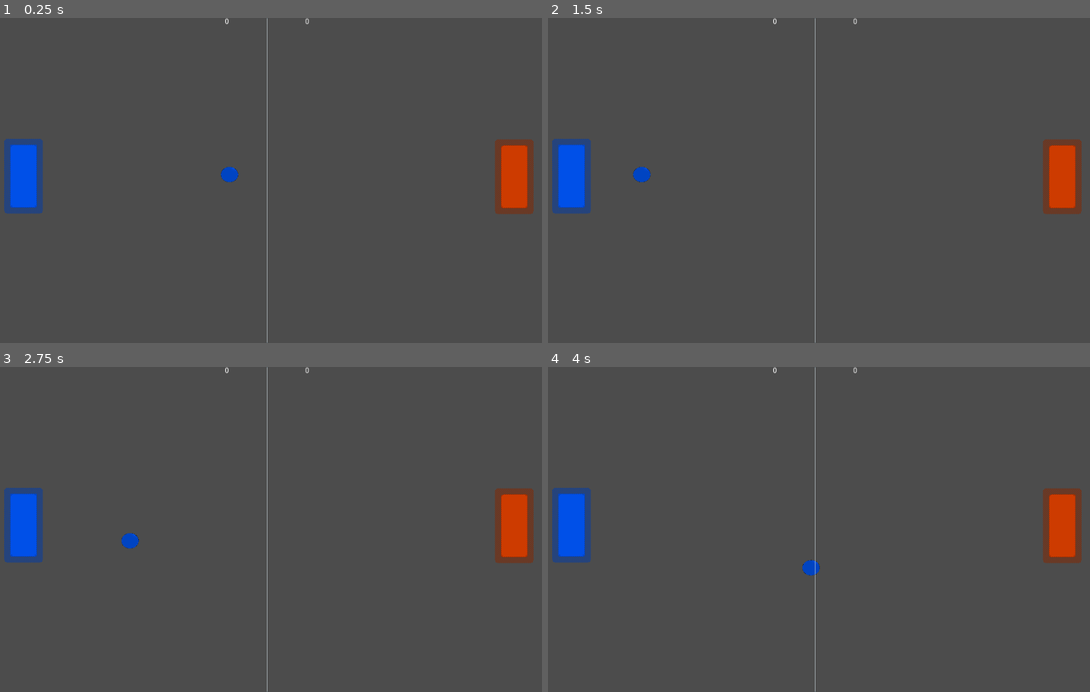
Above: before the commit, frames 1-4 (two rows, left to right).
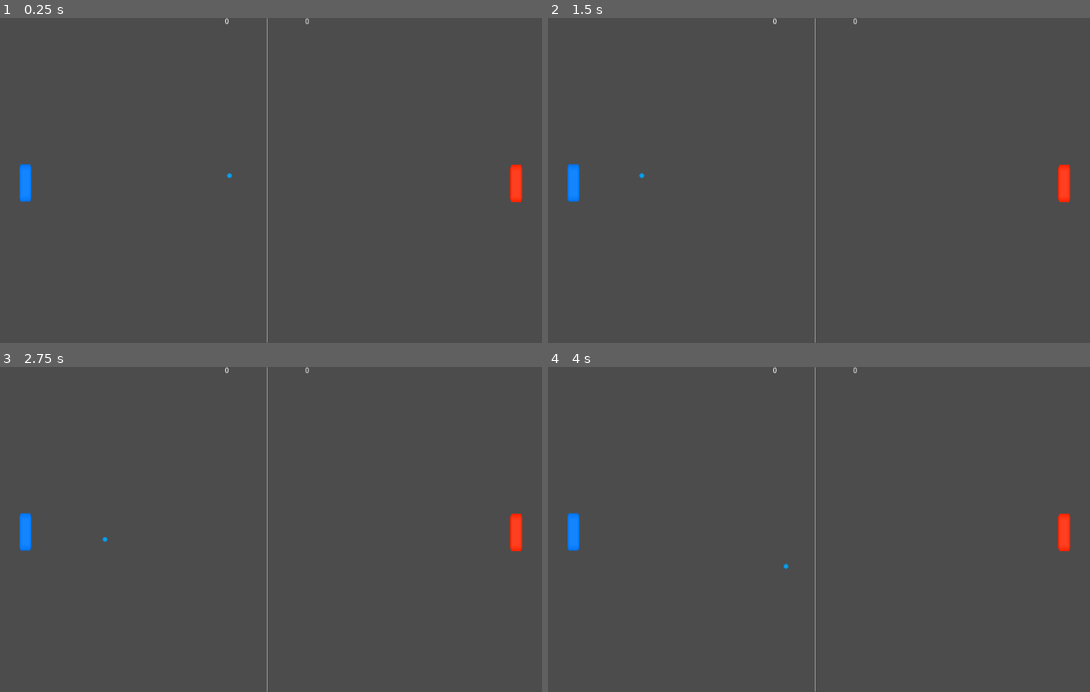
Above: after the commit, the same moments.

Repository: UnknownRori/gd-pong
Game: Godot game, scene res://scene/main.tscn
Two runs of this game, one before a commit and one after it. Both use one fixed random seed, a clock stepped at 60 frames per second and the inputs below.
Inputs:
- Up to frame 1 (0.25 s): no input
- Up to frame 2 (1.5 s): no input
- Up to frame 3 (2.75 s): no input
- Up to frame 4 (4 s): no input

The runs differ from the first frame. In frame 1, 3.2% of the frame differs, in the area x 0-99%, y 37-61%; in frame 2, 3.2%; in frame 3, 3.2%; in frame 4, 3.2%.

Commit message:
update asset texture

Diff:
--- a/project.godot
+++ b/project.godot
@@ -18,6 +18,10 @@
 
 settings/stdout/print_fps=true
 settings/stdout/verbose_stdout=true
+
+[display]
+
+window/size/resizable=false
 
 [input]
 
--- a/scene/ball.tscn
+++ b/scene/ball.tscn
@@ -4,15 +4,14 @@
 [ext_resource path="res://src/ball.gd" type="Script" id=2]
 
 [sub_resource type="CircleShape2D" id=1]
-radius = 16.0
+radius = 5.09902
 
 [node name="Area2D" type="Area2D"]
 script = ExtResource( 2 )
 
 [node name="CollisionShape2D" type="CollisionShape2D" parent="."]
-position = Vector2( 0, -2 )
 shape = SubResource( 1 )
 
 [node name="Sprite" type="Sprite" parent="."]
-scale = Vector2( 0.15, 0.15 )
+scale = Vector2( 0.325, 0.325 )
 texture = ExtResource( 1 )
--- a/scene/main.tscn
+++ b/scene/main.tscn
@@ -58,7 +58,6 @@
 align = 1
 
 [connection signal="score" from="Left" to="." method="_on_Left_score"]
-[connection signal="area_entered" from="Right" to="." method="_on_Right_area_entered"]
 [connection signal="score" from="Right" to="." method="_on_Right_score"]
 
 [editable path="Red"]
--- a/scene/paddle.tscn
+++ b/scene/paddle.tscn
@@ -4,17 +4,18 @@
 [ext_resource path="res://src/paddle.gd" type="Script" id=2]
 
 [sub_resource type="RectangleShape2D" id=1]
-extents = Vector2( 29, 62 )
+extents = Vector2( 11, 34.5 )
 
 [node name="Area2D" type="Area2D"]
 script = ExtResource( 2 )
 
 [node name="CollisionShape2D" type="CollisionShape2D" parent="."]
-position = Vector2( -3, 8 )
+position = Vector2( 0, 19.5 )
 shape = SubResource( 1 )
 
 [node name="Sprite" type="Sprite" parent="."]
-position = Vector2( 0, -1 )
+position = Vector2( 0, 19.5 )
+scale = Vector2( 1, 2.46429 )
 texture = ExtResource( 1 )
 
 [connection signal="area_entered" from="." to="." method="_on_Area2D_area_entered"]
Binary file changed: asset/ball.png
Binary file changed: asset/paddle-blue.png
Binary file changed: asset/paddle-red.png
Not shown, added: asset/.gitignore
